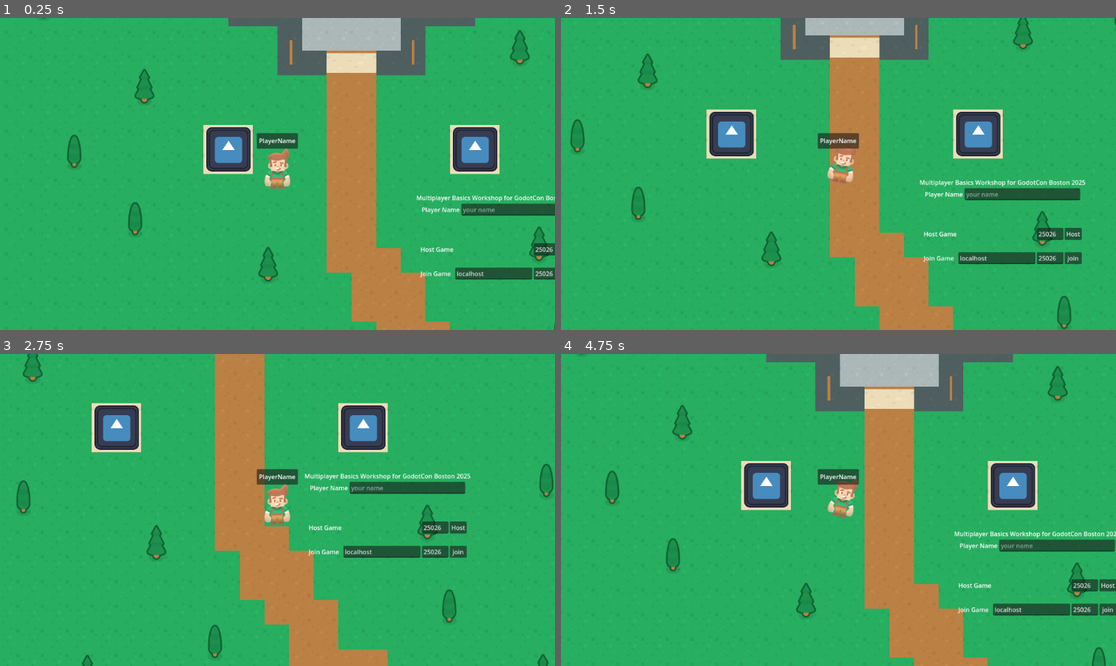
Above: before the commit, frames 1-4 (two rows, left to right).
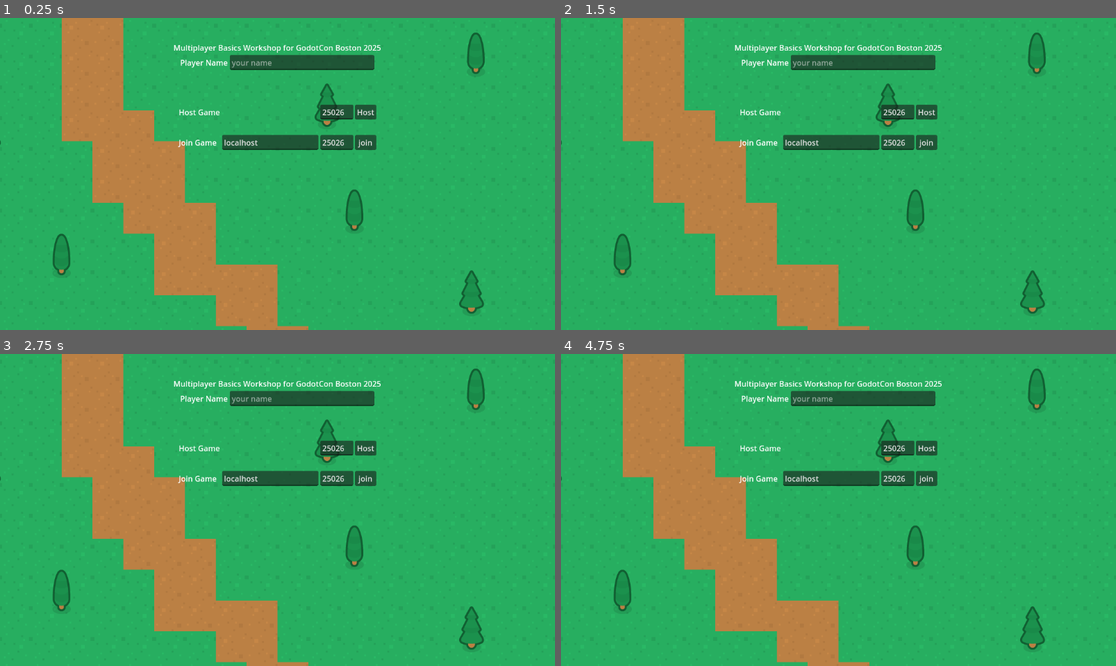
Above: after the commit, the same moments.

Repository: Travh98/MultiplayerBasicsWorkshopGodotCon2025
Game: Godot game, scene res://components/game_tree.tscn
Two runs of this game, one before a commit and one after it. Both use one fixed random seed, a clock stepped at 60 frames per second and the inputs below. The engine's default icon, where the game draws it, is replaced by a stand-in: a white triangle on a blue panel in a dark square.
Inputs:
- Up to frame 1 (0.25 s): no input
- Up to frame 2 (1.5 s): hold D (move_right) 0.53-1.28 s; hold S (move_down) from 1.28 s (still down)
- Up to frame 3 (2.75 s): release S (move_down) at 2.03 s; hold D (move_right) from 2.03 s (still down)
- Up to frame 4 (4.75 s): release D (move_right) at 2.78 s; hold W (move_up) 2.78-3.53 s; hold A (move_left) from 3.53 s (still down)

The runs differ from the first frame. In frame 1, 37% of the frame differs, in the area x 0-100%, y 0-100%; in frame 2, 37%; in frame 3, 34%; in frame 4, 38%.

Commit message:
Multiplayer Client

Diff:
--- a/components/game_tree.tscn
+++ b/components/game_tree.tscn
@@ -1,8 +1,7 @@
-[gd_scene load_steps=9 format=3 uid="uid://xhma3wlrqehr"]
+[gd_scene load_steps=8 format=3 uid="uid://xhma3wlrqehr"]
 
 [ext_resource type="Script" uid="uid://bwrkj6u6sgcvl" path="res://components/game_tree.gd" id="1_ar0u2"]
 [ext_resource type="PackedScene" uid="uid://bbt71rqh7m6g5" path="res://levels/castle_level.tscn" id="1_q3u5y"]
-[ext_resource type="PackedScene" uid="uid://01tmnbmsfsnf" path="res://entities/player.tscn" id="2_ooffa"]
 [ext_resource type="Script" path="res://ui/gui_mgr.gd" id="3_g7dyb"]
 [ext_resource type="Script" uid="uid://bnbo2q7p87pow" path="res://components/server_connection/enet_server.gd" id="3_sw6lo"]
 [ext_resource type="PackedScene" uid="uid://cnc7h6xdn8j2b" path="res://ui/start_connect_menu.tscn" id="4_qu4p1"]
@@ -12,13 +11,15 @@
 [node name="GameTree" type="Node"]
 script = ExtResource("1_ar0u2")
 
+[node name="MultiplayerSpawner" type="MultiplayerSpawner" parent="."]
+_spawnable_scenes = PackedStringArray("uid://cu7yjm47wct84")
+spawn_path = NodePath("../PlayersMgr")
+
 [node name="Level" type="Node" parent="."]
 
 [node name="CastleLevel" parent="Level" instance=ExtResource("1_q3u5y")]
 
 [node name="PlayersMgr" type="Node" parent="."]
-
-[node name="Player" parent="PlayersMgr" instance=ExtResource("2_ooffa")]
 
 [node name="GuiMgr" type="Node" parent="."]
 script = ExtResource("3_g7dyb")
--- a/components/server_connection/multiplayer_client.gd
+++ b/components/multiplayer_clients/multiplayer_client.gd
@@ -1,16 +1,19 @@
 class_name MultiplayerClient
-extends Node3D
+extends Node
 
 ## The object that holds each client's player entity.
 ## The name of this node will be the peer_id of the client.
 ## Use this for setting multiplayer peer on _enter_tree.
 
 ## The player entity for the client to control
-@onready var player: CharacterBody3D = $Player
+@onready var player: Node = $Player
 
 
 func _enter_tree():
 	# Assign multiplayer authority to the ID of the player (parent)
+	# Multiplayer authority is inherited by child nodes,
+	# so by setting the authority of this MultiplayerClient,
+	# then any entities under this will be owned by that client.
 	var peer_id: int = str(name).to_int()
 	set_multiplayer_authority(peer_id)
 	pass
@@ -21,5 +24,5 @@
 	player.name = str(peer_id)
 
 	# Set the debug label on the player for seeing Peer ID
-	if player.has_node("PeerIdLabel"):
-		player.get_node("PeerIdLabel").text = player.name
+	if player.has_node("PanelContainer/MarginContainer/VBoxContainer/PeerIdLabel"):
+		player.get_node("PanelContainer/MarginContainer/VBoxContainer/PeerIdLabel").text = player.name
--- /dev/null
+++ b/components/multiplayer_clients/multiplayer_client.tscn
@@ -0,0 +1,9 @@
+[gd_scene load_steps=3 format=3 uid="uid://cu7yjm47wct84"]
+
+[ext_resource type="Script" uid="uid://dk1mygesvhh1i" path="res://components/multiplayer_clients/multiplayer_client.gd" id="1_fp08k"]
+[ext_resource type="PackedScene" uid="uid://01tmnbmsfsnf" path="res://entities/player.tscn" id="2_tk8t5"]
+
+[node name="MultiplayerClient" type="Node"]
+script = ExtResource("1_fp08k")
+
+[node name="Player" parent="." instance=ExtResource("2_tk8t5")]
--- a/components/server_connection/multiplayer_client.tscn
+++ /dev/null
@@ -1,9 +0,0 @@
-[gd_scene load_steps=3 format=3 uid="uid://c0klh1wf8gtol"]
-
-[ext_resource type="Script" uid="uid://c74ssebsn2nwj" path="res://components/server_connection/multiplayer_client.gd" id="1_j0r8q"]
-[ext_resource type="PackedScene" uid="uid://charavp71pvq6" path="res://entities/player.tscn" id="2_glb6p"]
-
-[node name="MultiplayerClient" type="Node3D"]
-script = ExtResource("1_j0r8q")
-
-[node name="Player" parent="." instance=ExtResource("2_glb6p")]
--- a/entities/player.tscn
+++ b/entities/player.tscn
@@ -122,9 +122,9 @@
 
 [node name="PanelContainer" type="PanelContainer" parent="."]
 offset_left = -54.0
-offset_top = -106.0
+offset_top = -122.0
 offset_right = 53.0
-offset_bottom = -66.0
+offset_bottom = -60.0
 
 [node name="MarginContainer" type="MarginContainer" parent="PanelContainer"]
 layout_mode = 2
@@ -133,6 +133,15 @@
 theme_override_constants/margin_right = 6
 theme_override_constants/margin_bottom = 6
 
-[node name="PlayerNameLabel" type="Label" parent="PanelContainer/MarginContainer"]
+[node name="VBoxContainer" type="VBoxContainer" parent="PanelContainer/MarginContainer"]
+layout_mode = 2
+
+[node name="PlayerNameLabel" type="Label" parent="PanelContainer/MarginContainer/VBoxContainer"]
 layout_mode = 2
 text = "PlayerName"
+horizontal_alignment = 1
+
+[node name="PeerIdLabel" type="Label" parent="PanelContainer/MarginContainer/VBoxContainer"]
+layout_mode = 2
+text = "Peer Id"
+horizontal_alignment = 1
Not shown, added: components/multiplayer_clients/multiplayer_client.gd.uid
Not shown, removed: components/server_connection/multiplayer_client.gd.uid
Binary file changed: documentation/2_server_interface.png
